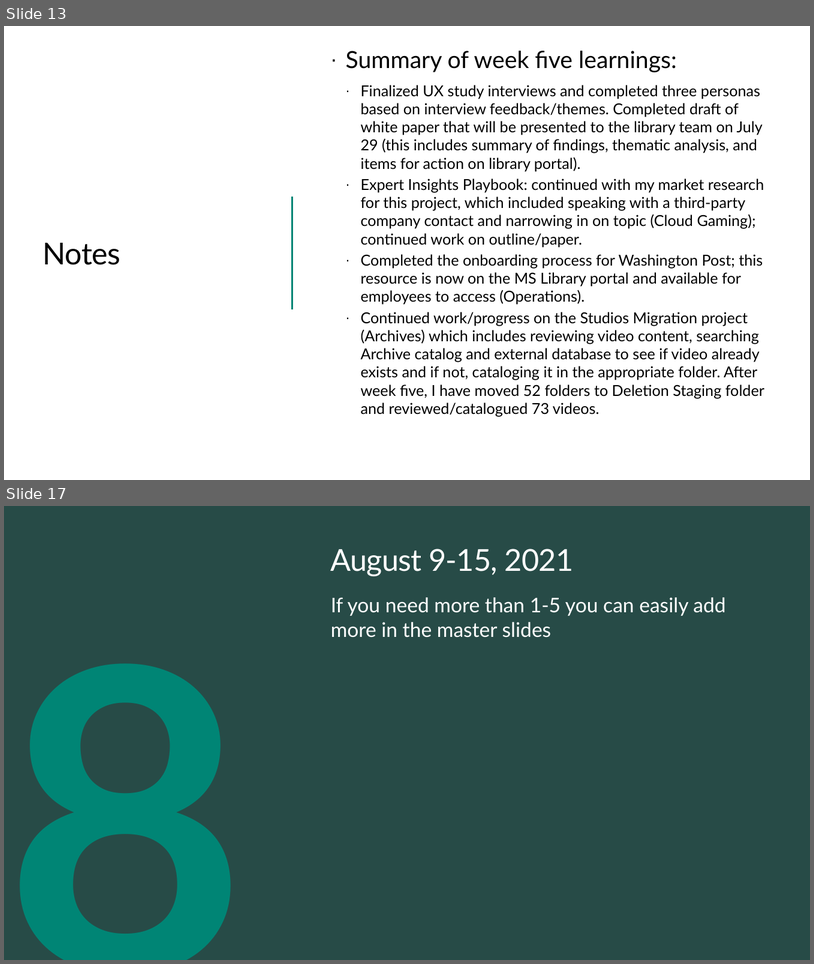
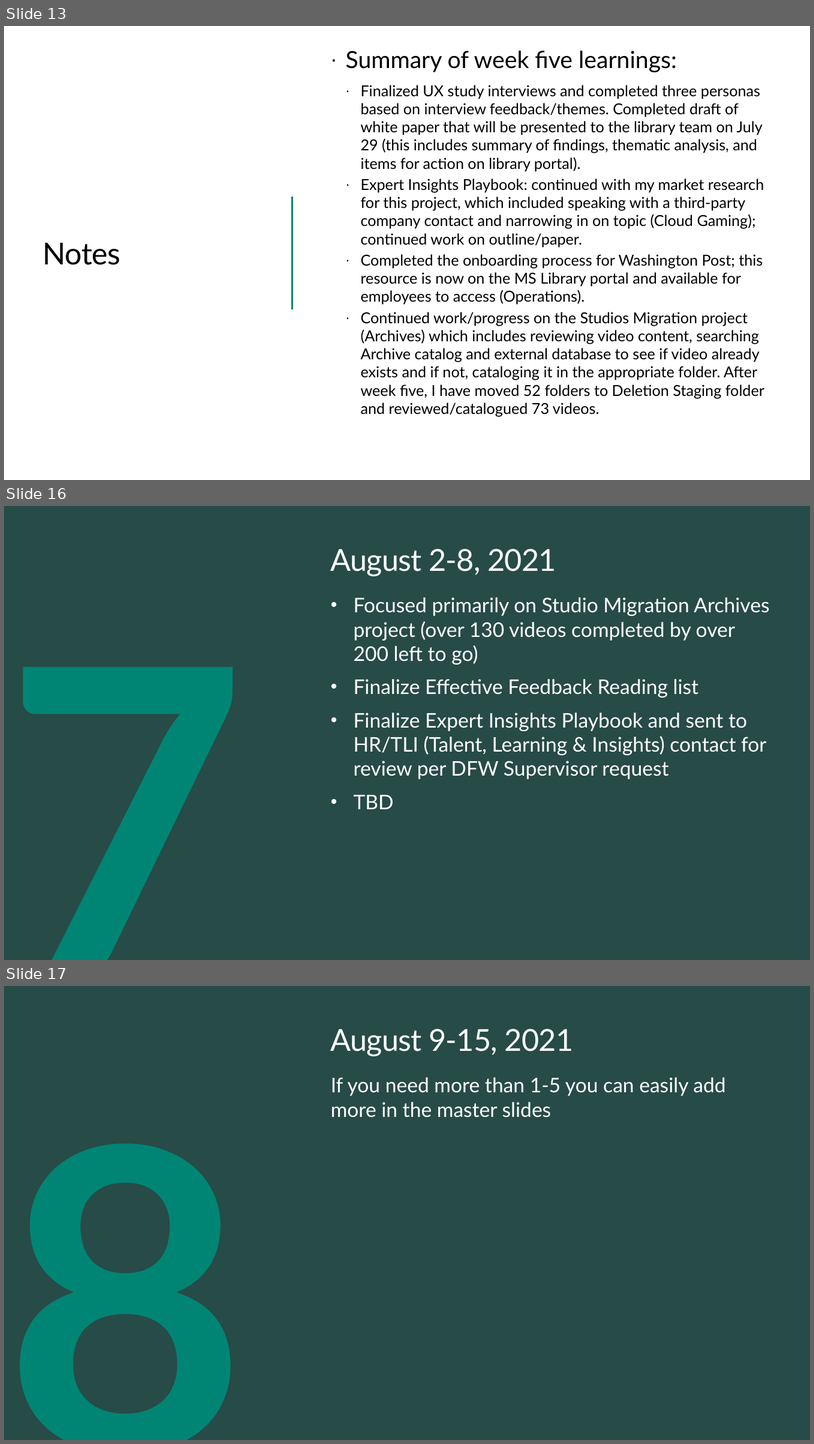
Before and after one commit to ewhinihan/dfw_mslibrary, a slide deck: DFW_MSLibraryArchives_WeeklyLearnings.pptx. Shown one above the other, each under a label of ours: slides 13 and 17 before the commit, slides 13, 16 and 17 after it; the slides between them are not shown. The pictures are 814x964 and 814x1444 pixels, drawn with LibreOffice and Linux fonts; fonts in the diff are those of the drawing; background and template pictures are left out. Boxes give left, top, right and bottom in pixels: in the first picture for what was removed or moved away, otherwise in the second. Text is boxed around its words. In the diff, an @@ line names an element or a change of style, - is before the commit and + after.

```diff
--- a/DFW_MSLibraryArchives_WeeklyLearnings.pptx
+++ b/DFW_MSLibraryArchives_WeeklyLearnings.pptx
@@ slide 16 added at box(4, 506, 810, 960), background #274B47 @@
@@ text added at box(4, 551, 292, 960), 500 pt, text #008575, bold @@
+7
@@ title added at box(331, 549, 557, 576), 36 pt, text #FFFFFF @@
+August 2-8, 2021
@@ text added at box(354, 597, 770, 809), 24 pt, text #FFFFFF @@
+• Focused primarily on Studio Migration Archives project (over 130 videos completed by over 200 left to go)
+• Finalize Effective Feedback Reading list
+• Finalize Expert Insights Playbook and sent to HR/TLI (Talent, Learning & Insights) contact for review per DFW Supervisor request
+• TBD
```
Also in this commit, not shown: 2 slides changed, 1 slide removed.
